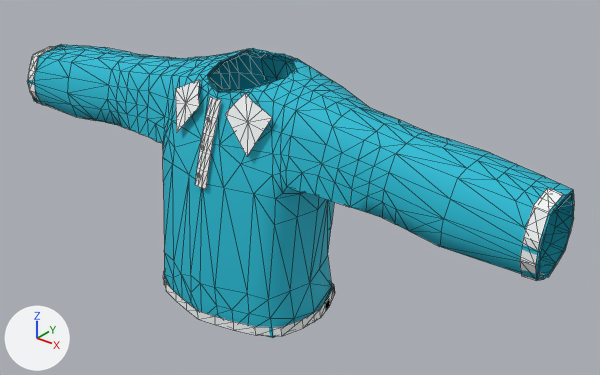
Renders of the glTF model assets/shirts/glb/03_Lagoon_Collar.glb from each side of a commit.
The view is the same before and after, from a 50 mm lens placed at (2.04, -2.25, 3.52), pointed at (0.17, 0.08, 2.07). Arrows for +X, +Y and +Z are at lower left; the lights stay in place. The first picture is the older version. Mesh edges are drawn as thin lines. Vertices at exactly the same position are counted once.

The first picture shows 'EXPORT_03_Lagoon_Collar'.
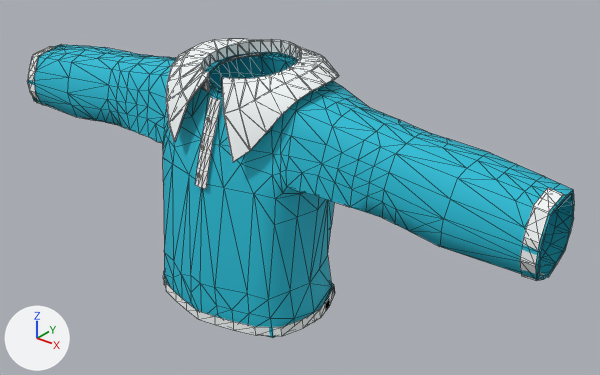
Changed parts and their boxes (x1, y1, x2, y2) in the pictures (600 x 375 px; the box of a moved part takes in the faces that stretch with it):
'EXPORT_03_Lagoon_Collar', reshaped: before (28, 44, 574, 338); after (28, 39, 574, 338)
part 1 of me_03_lagoon_collar_mesh_001, added: after (166, 39, 339, 162)
part 2 of me_03_lagoon_collar_mesh_001, moved or reshaped: before (175, 48, 311, 156); after (209, 52, 298, 92)

The edits, one by one:
me_03_lagoon_collar_mesh_001 is used by ob_export_03_lagoon_collar; location (0.0, 0.0, 0.0).
me_03_lagoon_collar_mesh_001 had 846 vertices, 1446 faces and spanned x -1.26..1.26, y -0.36..0.24, z 1.6..2.58.
me_03_lagoon_collar_mesh_001 now has 1030 vertices, 1836 faces and spans x -1.26..1.26, y -0.36..0.31, z 1.6..2.62.
me_03_lagoon_collar_mesh_001 part 1: a new loose piece of 208 vertices spanning x -0.34..0.34, y -0.28..0.31, z 2.3..2.62, in mat_wardrobe___white (white #f5fafa).
Part 2, on me_03_lagoon_collar_mesh_001:
45 vertices are removed from x -0.25..0.24, y -0.24..0.11, z 2.32..2.58.
95 faces are deleted.
4 vertices in x -0.11..0.11, y 0.13..0.17, z 2.57 move by (0.0, 0.02, -0.01).
4 vertices in x -0.06..0.06, y 0.16..0.17, z 2.56 move by (0.0, 0.02, 0.0).
3 vertices in x -0.13..0.09, y -0.15..-0.12, z 2.52 move by (0.0, -0.02, 0.0).
3 vertices in x -0.04..0.04, y 0.18, z 2.56 move by (0.0, 0.01, 0.0).
13 vertices move from x -0.15..0.11, y -0.18..0.16, z 2.51..2.58 to x -0.17..0.12, y -0.2..0.17, z 2.52..2.56.
21 vertices are added at x -0.18..0.18, y -0.19..0.14, z 2.52..2.56.
73 new faces join them, mat_wardrobe___aqua (cyan #21bcd4).
